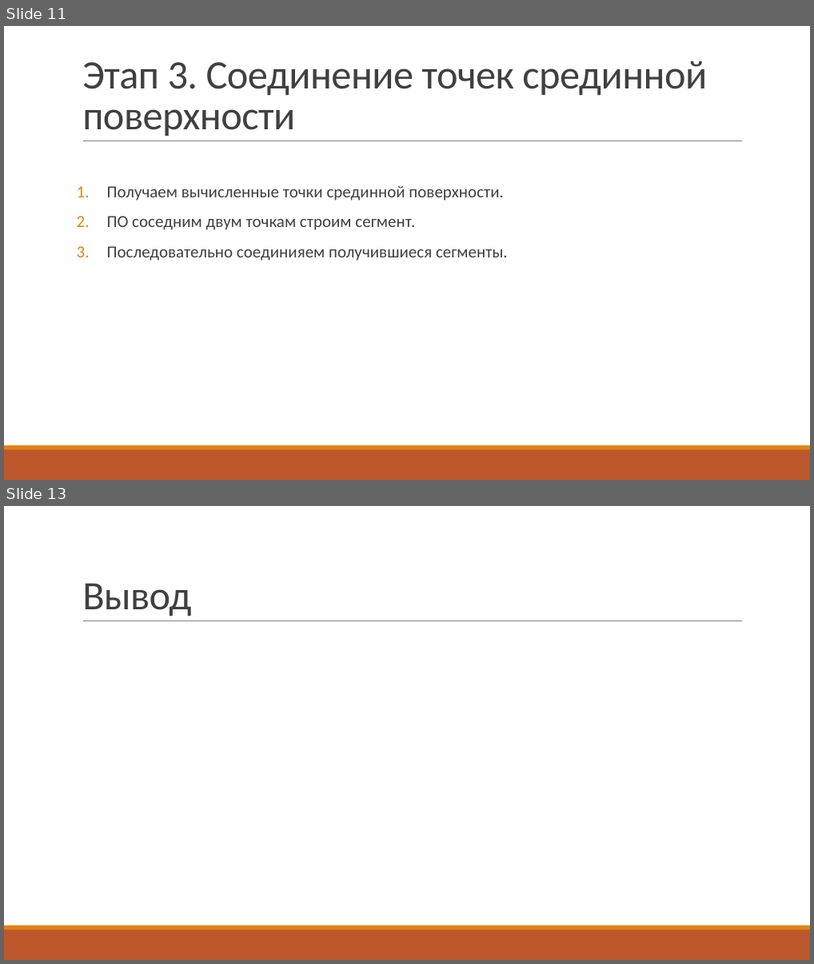
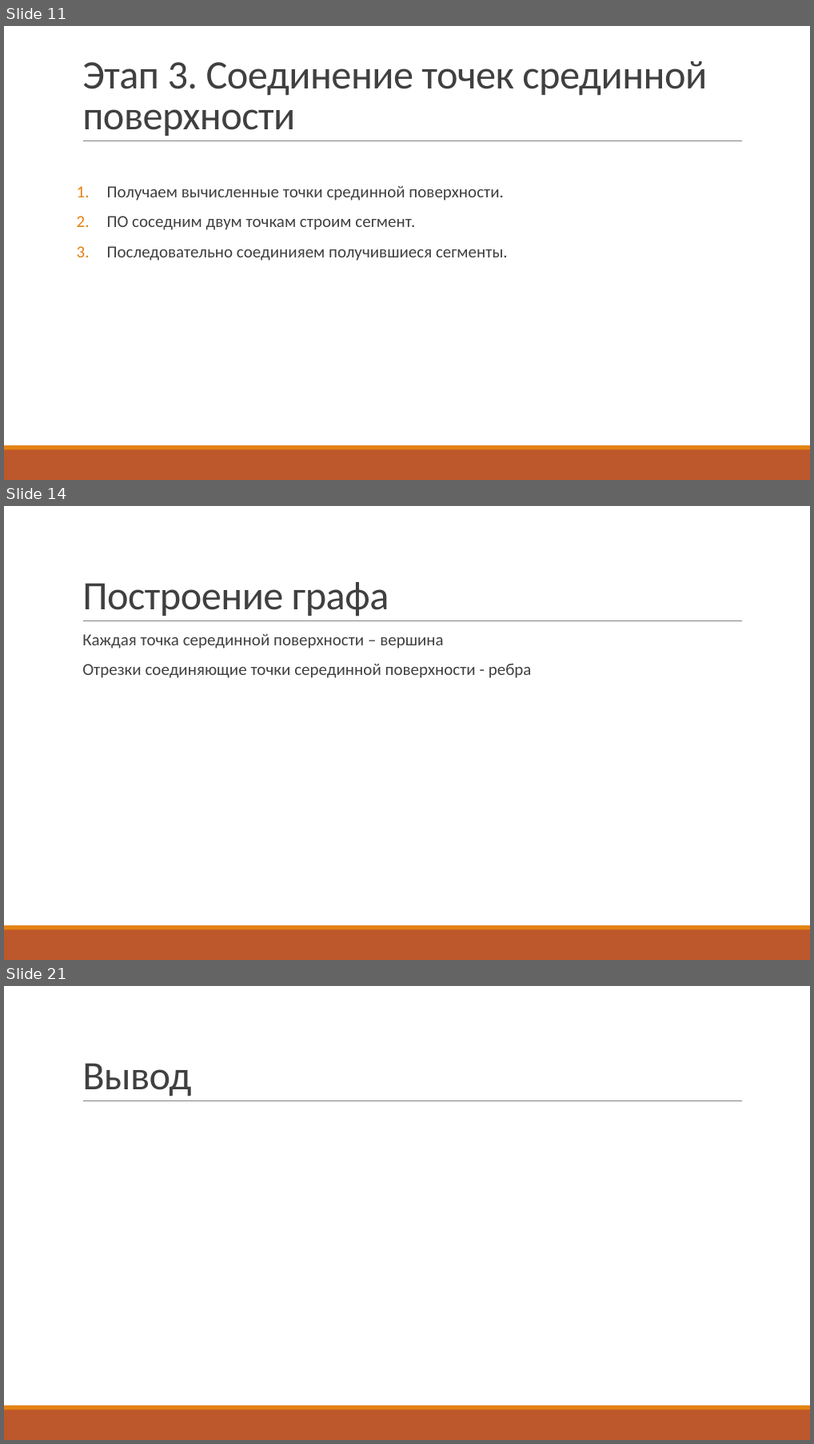
Before and after one commit to UNN-ITMM-AI381607m/middle-surface-proj, a slide deck: doc/publication/презентация.pptx. Shown one above the other, each under a label of ours: slides 11 and 13 before the commit, slides 11, 14 and 21 after it; the slides between them are not shown. The pictures are 814x964 and 814x1444 pixels, drawn with LibreOffice and Linux fonts; fonts in the diff are those of the drawing. Boxes give left, top, right and bottom in pixels: in the first picture for what was removed or moved away, otherwise in the second. Text is boxed around its words. In the diff, an @@ line names an element or a change of style, - is before the commit and + after.

```diff
--- a/doc/publication/презентация.pptx
+++ b/doc/publication/презентация.pptx
@@ slide 14 added at (4, 506, 810, 960), background #FFFFFF; not listed: 3 template elements that a slide beside it also shows @@
@@ title added at (82, 582, 389, 616), 48 pt, text #404040 @@
+Построение графа
@@ text added at (82, 634, 532, 678), 20 pt, text #404040 @@
+  Каждая точка серединной поверхности – вершина
+  Отрезки соединяющие точки серединной поверхности - ребра
@@ what was slide 13 is now slide 21 @@
```
Also in this commit, not shown: 1 slide changed, 7 other slides added.
